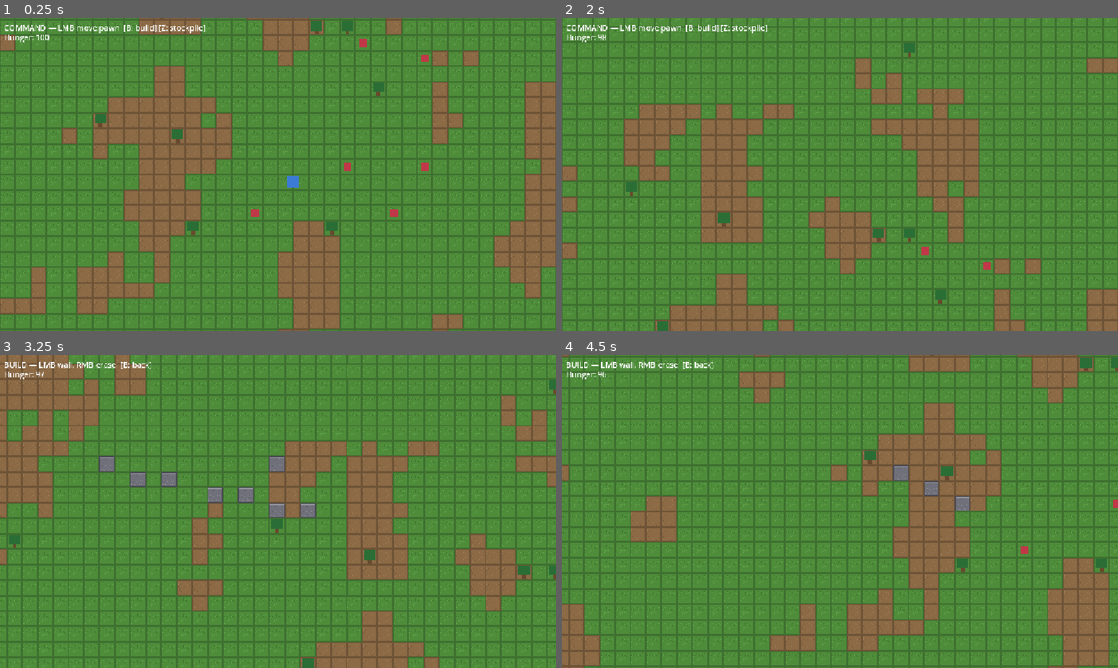
Above: before the commit, frames 1-4 (two rows, left to right).
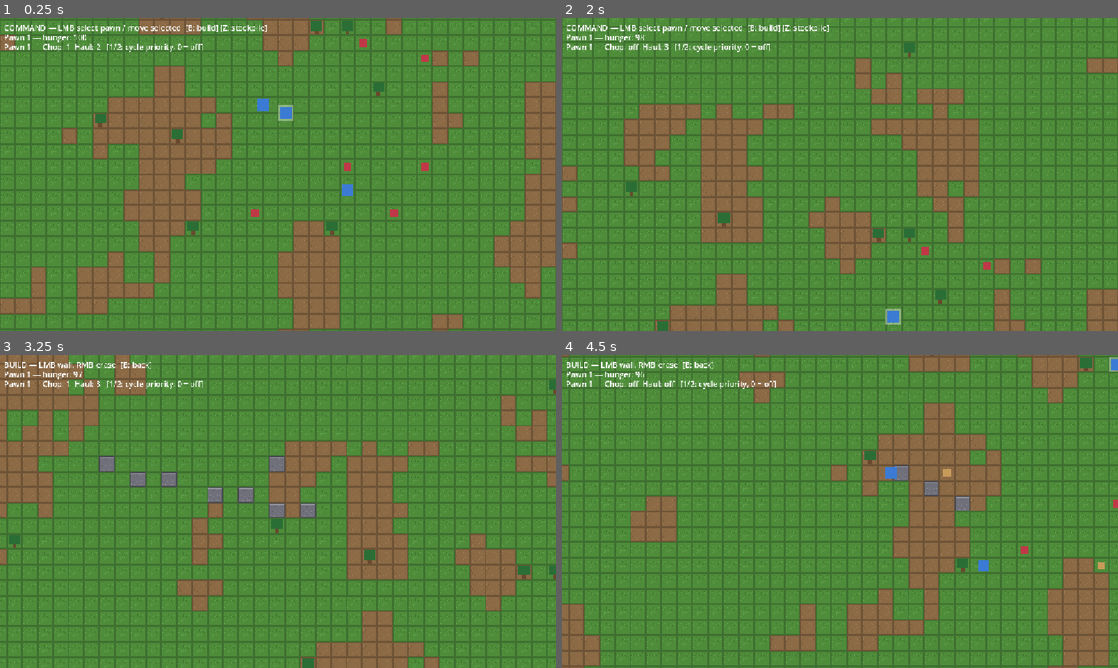
Above: after the commit, the same moments.

Repository: PakkaponBon/gameproject
Game: Godot game, scene res://scenes/main.tscn
Same seed, same stepped clock (60 frames per second), same inputs: the game is played once before the commit and once after it.
Inputs (mouse positions are in pixels of both pictures, inside the frame that each line leads up to):
- Up to frame 1 (0.25 s): no input
- Up to frame 2 (2 s): move the mouse to (812, 237) at 0.52 s; hold W (pan_up) 0.53-1.25 s; hold 2 (cycle_haul_priority, bound only after the commit) 0.53-1.25 s; click (812, 237) at 0.67 s; tap 1 (cycle_chop_priority, bound only after the commit) at 0.77, 0.8, 1.07 s; drag from (1006, 221) to (812, 237) at 1.27 s
- Up to frame 3 (3.25 s): move the mouse to (111, 464) at 2.02 s; hold A (pan_left) 2.03-2.75 s; hold B (toggle_build_mode) 2.03-2.75 s; click (111, 464) at 2.17 s; tap 1 (cycle_chop_priority, bound only after the commit) at 2.3 s; drag from (305, 511) to (111, 464) at 2.77 s
- Up to frame 4 (4.5 s): tap Enter at 3.5 s; move the mouse to (756, 433) at 3.52 s; hold S (pan_down) 3.53-4.25 s; hold 2 (cycle_haul_priority, bound only after the commit) 3.53-4.25 s; click (756, 433) at 3.67 s; tap 1 (cycle_chop_priority, bound only after the commit) at 3.77, 3.8, 4.07 s; drag from (962, 495) to (756, 433) at 4.27 s

The runs differ from the first frame. In frame 1, 1.2% of the frame differs, in the area x 0-64%, y 2-57%; in frame 2, 1.0%; in frame 3, 0.4%; in frame 4, 0.8%.

Commit message:
Milestone 6: multiple pawns - shared job queue, reservations, priorities
- 3 pawns with per-type work priorities (keys 1/2 cycle, 0=off)
- Storage-cell and food reservations prevent target contention
- Click-select pawn with ring indicator; HUD shows selected pawn state

Co-Authored-By: Claude Fable 5 <noreply@anthropic.com>

Diff:
--- a/project.godot
+++ b/project.godot
@@ -53,6 +53,16 @@
 ]
 }
 
+cycle_chop_priority={
+"deadzone": 0.2,
+"events": [Object(InputEventKey,"resource_local_to_scene":false,"resource_name":"","device":-1,"window_id":0,"alt_pressed":false,"shift_pressed":false,"ctrl_pressed":false,"meta_pressed":false,"pressed":false,"keycode":0,"physical_keycode":49,"key_label":0,"unicode":49,"location":0,"echo":false,"script":null)
+]
+}
+cycle_haul_priority={
+"deadzone": 0.2,
+"events": [Object(InputEventKey,"resource_local_to_scene":false,"resource_name":"","device":-1,"window_id":0,"alt_pressed":false,"shift_pressed":false,"ctrl_pressed":false,"meta_pressed":false,"pressed":false,"keycode":0,"physical_keycode":50,"key_label":0,"unicode":50,"location":0,"echo":false,"script":null)
+]
+}
 toggle_stockpile_mode={
 "deadzone": 0.2,
 "events": [Object(InputEventKey,"resource_local_to_scene":false,"resource_name":"","device":-1,"window_id":0,"alt_press …(192 unchanged characters)…
--- a/scenes/main.tscn
+++ b/scenes/main.tscn
@@ -1,9 +1,8 @@
-[gd_scene load_steps=6 format=3 uid="uid://dqj6m2x9s4hb"]
+[gd_scene load_steps=5 format=3 uid="uid://dqj6m2x9s4hb"]
 
 [ext_resource type="Script" uid="uid://b7h4z9d6r1sc" path="res://scripts/main.gd" id="1_main"]
 [ext_resource type="TileSet" uid="uid://c5w1r8p3v0gd" path="res://assets/tileset.tres" id="2_tileset"]
 [ext_resource type="Script" uid="uid://ct8y5k1w3n2e" path="res://scripts/camera_controller.gd" id="3_camera"]
-[ext_resource type="PackedScene" uid="uid://cw2r7t4lam1p" path="res://scenes/pawn.tscn" id="4_pawn"]
 [ext_resource type="Script" uid="uid://dw3q8n5c1t6m" path="res://scripts/zone_overlay.gd" id="5_zone"]
 
 [node name="Main" type="Node2D"]
@@ -19,9 +18,6 @@
 script = ExtResource("5_zone")
 
 [node name="Entities" type="Node2D" parent="."]
-
-[node name="Pawn" parent="." instance=ExtResource("4_pawn")]
-position = Vector2(520, 520)
 
 [node name="Camera" type="Camera2D" parent="."]
 position = Vector2(512, 512)
@@ -41,3 +37,9 @@
 offset_top = 28.0
 offset_right = 300.0
 offset_bottom = 51.0
+
+[node name="PriorityLabel" type="Label" parent="HUD"]
+offset_left = 8.0
+offset_top = 48.0
+offset_right = 600.0
+offset_bottom = 71.0
--- a/scenes/pawn.tscn
+++ b/scenes/pawn.tscn
@@ -4,6 +4,15 @@
 
 [node name="Pawn" type="Node2D"]
 script = ExtResource("1_pawn")
+
+[node name="SelectionRing" type="ColorRect" parent="."]
+visible = false
+offset_left = -8.0
+offset_top = -8.0
+offset_right = 8.0
+offset_bottom = 8.0
+mouse_filter = 2
+color = Color(1, 1, 1, 0.35)
 
 [node name="Body" type="ColorRect" parent="."]
 offset_left = -6.0
--- a/scripts/food_item.gd
+++ b/scripts/food_item.gd
@@ -3,6 +3,7 @@
 ## Edible pickup. Pawns find food via the "food" group; eating frees it.
 
 var cell: Vector2i
+var reserved := false  # claimed by a pawn heading here to eat
 
 func _ready() -> void:
 	add_to_group("food")
--- a/scripts/job_manager.gd
+++ b/scripts/job_manager.gd
@@ -1,6 +1,6 @@
 extends Node
-## Autoload: global pool of available jobs. Pawns request the nearest
-## reachable job and reserve it so no two pawns work the same job.
+## Autoload: global pool of available jobs. Pawns request the best job for
+## their priorities and reserve it so no two pawns work the same job.
 
 var jobs: Array[Job] = []
 
@@ -10,20 +10,28 @@
 func remove_job(job: Job) -> void:
 	jobs.erase(job)
 
-func request_job(from_cell: Vector2i) -> Job:
+## Best = lowest priority number first (0 disables the job type entirely),
+## then nearest by distance. Only reachable jobs are considered.
+func request_job(from_cell: Vector2i, priorities: Dictionary) -> Job:
 	# Haul jobs are only valid while somewhere exists to put the item.
 	var storage_available := WorldGrid.get_free_stockpile_cell(from_cell) != WorldGrid.INVALID_CELL
 	var best: Job = null
+	var best_prio := 0
 	var best_dist := INF
 	for job in jobs:
 		if job.reserved:
 			continue
+		var prio: int = priorities.get(job.type, 1)
+		if prio <= 0:
+			continue
 		if job.type == Job.Type.HAUL and not storage_available:
 			continue
-		var dist := float((job.cell - from_cell).length_squared())
-		if dist < best_dist and _is_reachable(from_cell, job.cell):
+		if best and (prio > best_prio or (prio == best_prio and float((job.cell - from_cell).length_squared()) >= best_dist)):
+			continue
+		if _is_reachable(from_cell, job.cell):
 			best = job
-			best_dist = dist
+			best_prio = prio
+			best_dist = float((job.cell - from_cell).length_squared())
 	if best:
 		best.reserved = true
 	return best
--- a/scripts/main.gd
+++ b/scripts/main.gd
@@ -11,22 +11,26 @@
 const TREE_COUNT := 40
 const FOOD_SCENE := preload("res://scenes/food_item.tscn")
 const FOOD_COUNT := 15
+const PAWN_SCENE := preload("res://scenes/pawn.tscn")
+const PAWN_COUNT := 3
+const PAWN_SPAWN_RADIUS := 5  # around map center
 
 var mode := Mode.COMMAND
+var pawns: Array[Pawn] = []
+var selected: Pawn = null
 
 @onready var ground: TileMapLayer = $Ground
 @onready var walls: TileMapLayer = $Walls
 @onready var entities: Node2D = $Entities
-@onready var pawn: Pawn = $Pawn
 @onready var mode_label: Label = $HUD/ModeLabel
 @onready var hunger_label: Label = $HUD/HungerLabel
+@onready var priority_label: Label = $HUD/PriorityLabel
 
 func _ready() -> void:
 	_generate_ground()
 	_spawn_entities()
+	_select(pawns[0])
 	_update_mode_label()
-	pawn.hunger_changed.connect(_on_pawn_hunger_changed)
-	pawn.died.connect(_on_pawn_died)
 
 func _generate_ground() -> void:
 	var noise := FastNoiseLite.new()
@@ -38,9 +42,34 @@
 			ground.set_cell(Vector2i(x, y), SOURCE_ID, tile)
 
 func _spawn_entities() -> void:
-	var used := {pawn.cell: true}
+	var used := {}
+	_spawn_pawns(used)
 	_scatter(TREE_SCENE, TREE_COUNT, used)
 	_scatter(FOOD_SCENE, FOOD_COUNT, used)
+
+func _spawn_pawns(used: Dictionary) -> void:
+	# Showcase priorities: a lumberjack, a hauler, and a generalist.
+	var presets: Array[Dictionary] = [
+		{Job.Type.CHOP: 1, Job.Type.HAUL: 2},
+		{Job.Type.CHOP: 2, Job.Type.HAUL: 1},
+		{Job.Type.CHOP: 1, Job.Type.HAUL: 1},
+	]
+	var center := WorldGrid.MAP_SIZE / 2
+	while pawns.size() < PAWN_COUNT:
+		var cell := center + Vector2i(
+			randi_range(-PAWN_SPAWN_RADIUS, PAWN_SPAWN_RADIUS),
+			randi_range(-PAWN_SPAWN_RADIUS, PAWN_SPAWN_RADIUS))
+		if used.has(cell):
+			continue
+		used[cell] = true
+		var pawn: Pawn = PAWN_SCENE.instantiate()
+		pawn.name = "Pawn %d" % (pawns.size() + 1)
+		pawn.position = WorldGrid.cell_to_world(cell)
+		pawn.work_priorities = presets[pawns.size() % presets.size()].duplicate()
+		add_child(pawn)
+		pawn.hunger_changed.connect(_on_pawn_hunger_changed.bind(pawn))
+		pawn.died.connect(_on_pawn_died.bind(pawn))
+		pawns.append(pawn)
 
 func _scatter(scene: PackedScene, count: int, used: Dictionary) -> void:
 	var placed := 0
@@ -61,6 +90,10 @@
 		_set_mode(Mode.BUILD if mode != Mode.BUILD else Mode.COMMAND)
 	elif event.is_action_pressed("toggle_stockpile_mode"):
 		_set_mode(Mode.STOCKPILE if mode != Mode.STOCKPILE else Mode.COMMAND)
+	elif event.is_action_pressed("cycle_chop_priority"):
+		_cycle_selected_priority(Job.Type.CHOP)
+	elif event.is_action_pressed("cycle_haul_priority"):
+		_cycle_selected_priority(Job.Type.HAUL)
 	elif event is InputEventMouseButton and event.pressed:
 		_apply_tool(event.button_index)
 	elif event is InputEventMouseMotion and mode != Mode.COMMAND:
@@ -75,7 +108,11 @@
 	match mode:
 		Mode.COMMAND:
 			if button_index == MOUSE_BUTTON_LEFT:
-				pawn.move_to(cell)
+				var clicked := _pawn_at(cell)
+				if clicked:
+					_select(clicked)
+				elif selected:
+					selected.move_to(cell)
 		Mode.BUILD:
 			if button_index == MOUSE_BUTTON_LEFT:
 				_place_wall(cell)
@@ -90,9 +127,29 @@
 func _mouse_cell() -> Vector2i:
 	return WorldGrid.world_to_cell(get_global_mouse_position())
 
+func _pawn_at(cell: Vector2i) -> Pawn:
+	for pawn in pawns:
+		if pawn.cell == cell:
+			return pawn
+	return null
+
+func _select(pawn: Pawn) -> void:
+	if selected:
+		selected.set_selected(false)
+	selected = pawn
+	selected.set_selected(true)
+	_on_pawn_hunger_changed(selected.hunger, selected)
+	_update_priority_label()
+
+func _cycle_selected_priority(type: Job.Type) -> void:
+	if selected == null or selected.dead:
+		return
+	selected.cycle_priority(type)
+	_update_priority_label()
+
 func _place_wall(cell: Vector2i) -> void:
-	# Never wall in the pawn's own cell.
-	if not WorldGrid.in_bounds(cell) or cell == pawn.cell:
+	# Never wall in a pawn's own cell.
+	if not WorldGrid.in_bounds(cell) or _pawn_at(cell):
 		return
 	WorldGrid.set_wall(cell, true)
 	walls.set_cell(cell, SOURCE_ID, WALL)
@@ -105,16 +162,31 @@
 	mode = new_mode
 	_update_mode_label()
 
-func _on_pawn_hunger_changed(value: float) -> void:
-	hunger_label.text = "Hunger: %d" % roundi(value)
+func _on_pawn_hunger_changed(value: float, pawn: Pawn) -> void:
+	if pawn == selected:
+		hunger_label.text = "%s — hunger: %d" % [pawn.name, roundi(value)]
 
-func _on_pawn_died() -> void:
-	hunger_label.text = "DEAD — colonist starved"
+func _on_pawn_died(pawn: Pawn) -> void:
+	if pawn == selected:
+		hunger_label.text = "%s — DEAD (starved)" % pawn.name
+
+func _update_priority_label() -> void:
+	if selected == null:
+		priority_label.text = ""
+		return
+	priority_label.text = "%s — Chop: %s  Haul: %s   [1/2: cycle priority, 0 = off]" % [
+		selected.name,
+		_priority_text(selected.work_priorities[Job.Type.CHOP]),
+		_priority_text(selected.work_priorities[Job.Type.HAUL]),
+	]
+
+func _priority_text(value: int) -> String:
+	return "off" if value == 0 else str(value)
 
 func _update_mode_label() -> void:
 	match mode:
 		Mode.COMMAND:
-			mode_label.text = "COMMAND — LMB move pawn  [B: build] [Z: stockpile]"
+			mode_label.text = "COMMAND — LMB select pawn / move selected  [B: build] [Z: stockpile]"
 		Mode.BUILD:
 			mode_label.text = "BUILD — LMB wall, RMB erase  [B: back]"
 		Mode.STOCKPILE:
--- a/scripts/pawn.gd
+++ b/scripts/pawn.gd
@@ -16,12 +16,24 @@
 var target_cell: Vector2i
 var job: Job = null
 var carrying: WoodItem = null
+var reserved_dest := WorldGrid.INVALID_CELL  # claimed stockpile cell while hauling
 var hunger := HUNGER_MAX
 var food_target: FoodItem = null
 var eat_ticks_left := 0
 var dead := false
 
+## 1 = preferred, higher = later, 0 = never does this job type.
+var work_priorities := {Job.Type.CHOP: 1, Job.Type.HAUL: 1}
+
 @onready var body: ColorRect = $Body
+@onready var selection_ring: ColorRect = $SelectionRing
+
+func set_selected(on: bool) -> void:
+	selection_ring.visible = on
+
+func cycle_priority(type: Job.Type) -> void:
+	# 1 -> 2 -> 3 -> 0 (off) -> 1
+	work_priorities[type] = (int(work_priorities[type]) + 1) % 4
 
 func _ready() -> void:
 	cell = WorldGrid.world_to_cell(position)
@@ -61,17 +73,18 @@
 		_die()
 		return
 	# Hunger overrides work: below the threshold, drop everything and
-	# head for the nearest reachable food (if any exists).
+	# head for the nearest reachable unclaimed food (if any exists).
 	if hunger < SEEK_FOOD_THRESHOLD and food_target == null:
 		var food := _find_food()
 		if food:
 			_abort_work()
+			food.reserved = true
 			food_target = food
 			eat_ticks_left = EAT_TICKS
 			target_cell = food.cell
 
 func _find_something_to_do() -> void:
-	job = JobManager.request_job(cell)
+	job = JobManager.request_job(cell, work_priorities)
 	if job:
 		target_cell = job.cell
 
@@ -115,10 +128,13 @@
 	if dest == WorldGrid.INVALID_CELL:
 		wood.drop_at(cell)  # storage vanished since we took the job
 		return
+	WorldGrid.reserve_storage(dest)
+	reserved_dest = dest
 	carrying = wood
 	target_cell = dest
 
 func _deliver() -> void:
+	_release_dest()
 	if WorldGrid.is_cell_free_for_storage(cell):
 		carrying.drop_at(cell)
 		carrying = null
@@ -129,6 +145,8 @@
 		carrying.drop_at(cell)
 		carrying = null
 	else:
+		WorldGrid.reserve_storage(dest)
+		reserved_dest = dest
 		target_cell = dest
 
 func _find_food() -> FoodItem:
@@ -136,11 +154,18 @@
 	var best_dist := INF
 	for node in get_tree().get_nodes_in_group("food"):
 		var food := node as FoodItem
+		if food.reserved:
+			continue
 		var dist := float((food.cell - cell).length_squared())
 		if dist < best_dist and not WorldGrid.astar.get_id_path(cell, food.cell).is_empty():
 			best = food
 			best_dist = dist
 	return best
+
+func _release_dest() -> void:
+	if reserved_dest != WorldGrid.INVALID_CELL:
+		WorldGrid.release_storage(reserved_dest)
+		reserved_dest = WorldGrid.INVALID_CELL
 
 func _abort_work() -> void:
 	if job:
@@ -149,6 +174,9 @@
 	if carrying:
 		carrying.drop_at(cell)
 		carrying = null
+	_release_dest()
+	if is_instance_valid(food_target):
+		food_target.reserved = false
 	food_target = null
 
 func _die() -> void:
--- a/scripts/world_grid.gd
+++ b/scripts/world_grid.gd
@@ -11,6 +11,7 @@
 var astar := AStarGrid2D.new()
 var stockpile_cells := {}  # Set of Vector2i (value unused)
 var items := {}  # Vector2i -> Node2D occupying that cell
+var reserved_storage := {}  # Set of Vector2i claimed as a haul destination
 
 func _ready() -> void:
 	astar.region = Rect2i(Vector2i.ZERO, MAP_SIZE)
@@ -46,8 +47,15 @@
 func unregister_item(cell: Vector2i) -> void:
 	items.erase(cell)
 
+func reserve_storage(cell: Vector2i) -> void:
+	reserved_storage[cell] = true
+
+func release_storage(cell: Vector2i) -> void:
+	reserved_storage.erase(cell)
+
 func is_cell_free_for_storage(cell: Vector2i) -> bool:
-	return is_stockpile(cell) and not items.has(cell) and not is_wall(cell)
+	return is_stockpile(cell) and not items.has(cell) \
+		and not reserved_storage.has(cell) and not is_wall(cell)
 
 ## Nearest reachable stockpile cell with no item on it, or INVALID_CELL.
 func get_free_stockpile_cell(from_cell: Vector2i) -> Vector2i:
